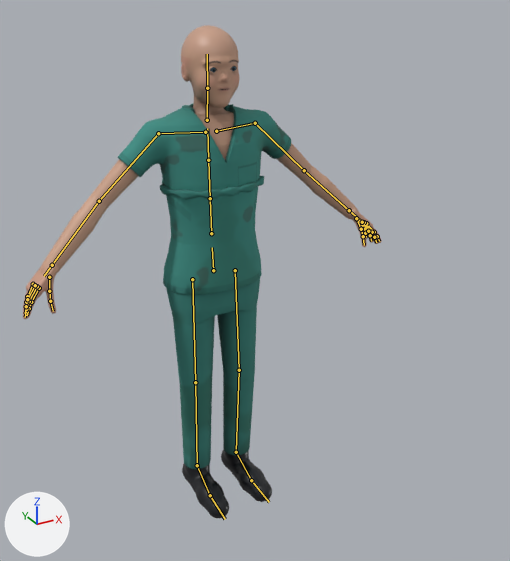
The glTF model assets/models/characters/human/surgeon_st.glb as it was, and as the next commit left it.
Rendered twice from a camera (50 mm lens) standing at (-1.03, -2.17, 1.96) and looking at (0.13, -0.07, 0.9). The lights are fixed; the arrows at lower left show +X, +Y and +Z. The picture after the commit comes second. The bones that change, and the others that lie on the model, are drawn over the model as lines.

In view in the first picture: 'Human', 'Human_Eye_L', 'Human_Eye_R', 'Human_TopLower', 'Human_TopRolled'.
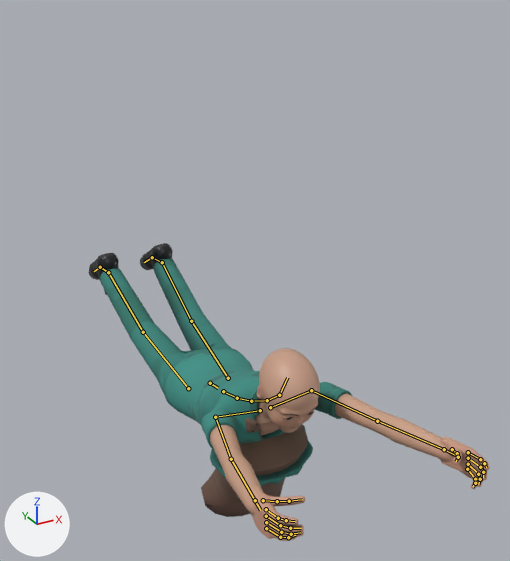
The newer file adds an action. The first version stands in its rest pose; the second is drawn at frame 13 of the action 'Dive'.

The change in detail:
Bone 'hips' (bone_hips) moves from (0.0, 0.0, 0.0) to (0.0, -0.511, -0.09).
Bone 'hips' (bone_hips) turns from (0, 0, 0) to (78, -2, 0) degrees about its own x, y and z.
Bone 'spine' (bone_spine) turns from (0, 0, 0) to (-6, 0, 0) degrees about its own x, y and z.
Bone 'chest' (bone_chest) turns from (0, 0, 0) to (-7, 0, 0) degrees about its own x, y and z.
Bone 'upperchest' (bone_upperchest) turns from (0, 0, 0) to (-3, 0, 0) degrees about its own x, y and z.
Bone 'neck' (bone_neck) turns from (0, 0, 0) to (-17, 0, 0) degrees about its own x, y and z.
Bone 'head' (bone_head) turns from (0, 0, 0) to (-18, -3, 1) degrees about its own x, y and z.
Bone 'upperarm.L' (bone_upperarm_l) turns from (0, 0, 0) to (159, -5, -60) degrees about its own x, y and z.
Bone 'forearm.L' (bone_forearm_l) turns from (0, 0, 0) to (-8, -1, -3) degrees about its own x, y and z.
Bone 'index1.L' (bone_index1_l) turns from (0, 0, 0) to (0, 0, -6) degrees about its own x, y and z.
Bone 'index3.L' (bone_index3_l) turns from (0, 0, 0) to (-1, 0, -7) degrees about its own x, y and z.
Bone 'middle1.L' (bone_middle1_l) turns from (0, 0, 0) to (0, 0, -7) degrees about its own x, y and z.
Bone 'middle2.L' (bone_middle2_l) turns from (0, 0, 0) to (-1, 0, -9) degrees about its own x, y and z.
Bone 'pinky1.L' (bone_pinky1_l) turns from (0, 0, 0) to (0, 0, -10) degrees about its own x, y and z.
Bone 'pinky2.L' (bone_pinky2_l) turns from (0, 0, 0) to (0, 0, -13) degrees about its own x, y and z.
Bone 'ring1.L' (bone_ring1_l) turns from (0, 0, 0) to (0, 0, -9) degrees about its own x, y and z.
Bone 'ring2.L' (bone_ring2_l) turns from (0, 0, 0) to (-1, 0, -11) degrees about its own x, y and z.
Bone 'thumb2.L' (bone_thumb2_l) turns from (0, 0, 0) to (-2, 0, -5) degrees about its own x, y and z.
Bone 'thumb3.L' (bone_thumb3_l) turns from (0, 0, 0) to (-3, 0, -6) degrees about its own x, y and z.
Bone 'upperarm.R' (bone_upperarm_r) turns from (0, 0, 0) to (164, 5, 60) degrees about its own x, y and z.
Bone 'forearm.R' (bone_forearm_r) turns from (0, 0, 0) to (-9, 1, 3) degrees about its own x, y and z.
Bone 'hand.R' (bone_hand_r) turns from (0, 0, 0) to (-6, 1, 4) degrees about its own x, y and z.
Bone 'index1.R' (bone_index1_r) turns from (0, 0, 0) to (0, 0, 9) degrees about its own x, y and z.
Bone 'index3.R' (bone_index3_r) turns from (0, 0, 0) to (-1, 0, 11) degrees about its own x, y and z.
Bone 'middle1.R' (bone_middle1_r) turns from (0, 0, 0) to (0, 0, 11) degrees about its own x, y and z.
Bone 'middle2.R' (bone_middle2_r) turns from (0, 0, 0) to (-1, 0, 14) degrees about its own x, y and z.
Bone 'pinky1.R' (bone_pinky1_r) turns from (0, 0, 0) to (0, 0, 15) degrees about its own x, y and z.
Bone 'pinky2.R' (bone_pinky2_r) turns from (0, 0, 0) to (-1, 0, 19) degrees about its own x, y and z.
Bone 'ring1.R' (bone_ring1_r) turns from (0, 0, 0) to (0, 0, 13) degrees about its own x, y and z.
Bone 'ring2.R' (bone_ring2_r) turns from (0, 0, 0) to (-1, 0, 17) degrees about its own x, y and z.
Bone 'thumb2.R' (bone_thumb2_r) turns from (0, 0, 0) to (-2, 0, 5) degrees about its own x, y and z.
Bone 'thumb3.R' (bone_thumb3_r) turns from (0, 0, 0) to (-3, 0, 6) degrees about its own x, y and z.
Bone 'thigh.L' (bone_thigh_l) turns from (0, 0, 0) to (-22, 0, 1) degrees about its own x, y and z.
Bone 'shin.L' (bone_shin_l) turns from (0, 0, 0) to (-7, 0, 0) degrees about its own x, y and z.
Bone 'foot.L' (bone_foot_l) turns from (0, 0, 0) to (-40, -2, -4) degrees about its own x, y and z.
Bone 'thigh.R' (bone_thigh_r) turns from (0, 0, 0) to (-22, -1, -5) degrees about its own x, y and z.
Bone 'shin.R' (bone_shin_r) turns from (0, 0, 0) to (-7, 0, 0) degrees about its own x, y and z.
Bone 'foot.R' (bone_foot_r) turns from (0, 0, 0) to (-40, 2, 4) degrees about its own x, y and z.

What differs and where, as boxes [x1, y1, x2, y2] in the pictures (510 x 561 px):
'Human', posed (12% wider, 39% shorter)
    before: [23, 25, 382, 518]
    after: [89, 243, 490, 541]
'Human_TopLower', posed
    before: [163, 195, 262, 295]
    after: [163, 347, 254, 424]
'Human_GashSkin', posed (not visible before)
    after: [201, 425, 308, 517]
'Human_TopRolled', posed (148% taller)
    before: [160, 176, 264, 200]
    after: [210, 425, 313, 486]
'Human_Eye_R', posed (not visible afterwards)
    before: [211, 68, 216, 73]
'Human_Eye_L', posed (not visible afterwards)
    before: [232, 66, 236, 71]
bone 'hips', root to tip
    before: (213, 270) to (212, 247)
    after: (210, 383) to (218, 388)
bone 'spine', root to tip
    before: (211, 233) to (210, 198)
    after: (223, 391) to (237, 398)
bone 'chest', root to tip
    before: (210, 198) to (208, 160)
    after: (237, 398) to (251, 401)
bone 'upperchest', root to tip
    before: (208, 160) to (207, 128)
    after: (251, 401) to (264, 400)
bone 'neck', root to tip
    before: (207, 120) to (207, 88)
    after: (267, 400) to (279, 395)
bone 'head', root to tip
    before: (207, 88) to (207, 54)
    after: (279, 395) to (287, 377)
bone 'upperarm.L', root to tip
    before: (255, 123) to (304, 170)
    after: (311, 390) to (377, 421)
bone 'forearm.L', root to tip
    before: (304, 170) to (349, 210)
    after: (377, 421) to (444, 449)
bone 'index1.L', root to tip
    before: (366, 223) to (374, 232)
    after: (468, 452) to (480, 459)
bone 'index3.L', root to tip
    before: (377, 236) to (379, 241)
    after: (484, 463) to (486, 467)
bone 'middle1.L', root to tip
    before: (364, 222) to (372, 232)
    after: (468, 458) to (480, 467)
bone 'middle2.L', root to tip
    before: (372, 232) to (374, 237)
    after: (480, 467) to (483, 472)
bone 'pinky1.L', root to tip
    before: (359, 221) to (364, 229)
    after: (467, 469) to (475, 479)
bone 'pinky2.L', root to tip
    before: (364, 229) to (365, 233)
    after: (475, 479) to (475, 483)
bone 'ring1.L', root to tip
    before: (362, 222) to (368, 231)
    after: (468, 464) to (478, 474)
bone 'ring2.L', root to tip
    before: (368, 231) to (370, 235)
    after: (478, 474) to (480, 479)
bone 'thumb2.L', root to tip
    before: (361, 229) to (363, 236)
    after: (457, 453) to (458, 457)
bone 'thumb3.L', root to tip
    before: (363, 236) to (364, 245)
    after: (458, 457) to (456, 461)
bone 'upperarm.R', root to tip
    before: (158, 133) to (99, 201)
    after: (215, 417) to (231, 459)
bone 'forearm.R', root to tip
    before: (99, 201) to (52, 265)
    after: (231, 459) to (255, 500)
bone 'hand.R', root to tip
    before: (52, 265) to (44, 276)
    after: (255, 500) to (260, 510)
bone 'index1.R', root to tip
    before: (39, 288) to (31, 302)
    after: (266, 509) to (278, 518)
bone 'index3.R', root to tip
    before: (29, 308) to (27, 315)
    after: (286, 520) to (295, 521)
bone 'middle1.R', root to tip
    before: (37, 286) to (29, 301)
    after: (266, 516) to (280, 525)
bone 'middle2.R', root to tip
    before: (29, 301) to (26, 309)
    after: (280, 525) to (290, 528)
bone 'pinky1.R', root to tip
    before: (33, 284) to (27, 296)
    after: (266, 528) to (280, 537)
bone 'pinky2.R', root to tip
    before: (27, 296) to (26, 302)
    after: (280, 537) to (288, 537)
bone 'ring1.R', root to tip
    before: (35, 285) to (27, 299)
    after: (266, 522) to (281, 532)
bone 'ring2.R', root to tip
    before: (27, 299) to (26, 306)
    after: (281, 532) to (291, 534)
bone 'thumb2.R', root to tip
    before: (49, 291) to (50, 301)
    after: (277, 501) to (289, 501)
bone 'thumb3.R', root to tip
    before: (50, 301) to (53, 311)
    after: (289, 501) to (302, 499)
bone 'thigh.L', root to tip
    before: (235, 270) to (239, 370)
    after: (228, 378) to (191, 321)
bone 'shin.L', root to tip
    before: (239, 370) to (236, 452)
    after: (191, 321) to (162, 262)
bone 'foot.L', root to tip
    before: (236, 452) to (251, 480)
    after: (162, 262) to (152, 257)
bone 'thigh.R', root to tip
    before: (192, 279) to (195, 382)
    after: (188, 388) to (143, 332)
bone 'shin.R', root to tip
    before: (195, 382) to (197, 465)
    after: (143, 332) to (108, 272)
bone 'foot.R', root to tip
    before: (197, 465) to (210, 495)
    after: (108, 272) to (100, 267)
